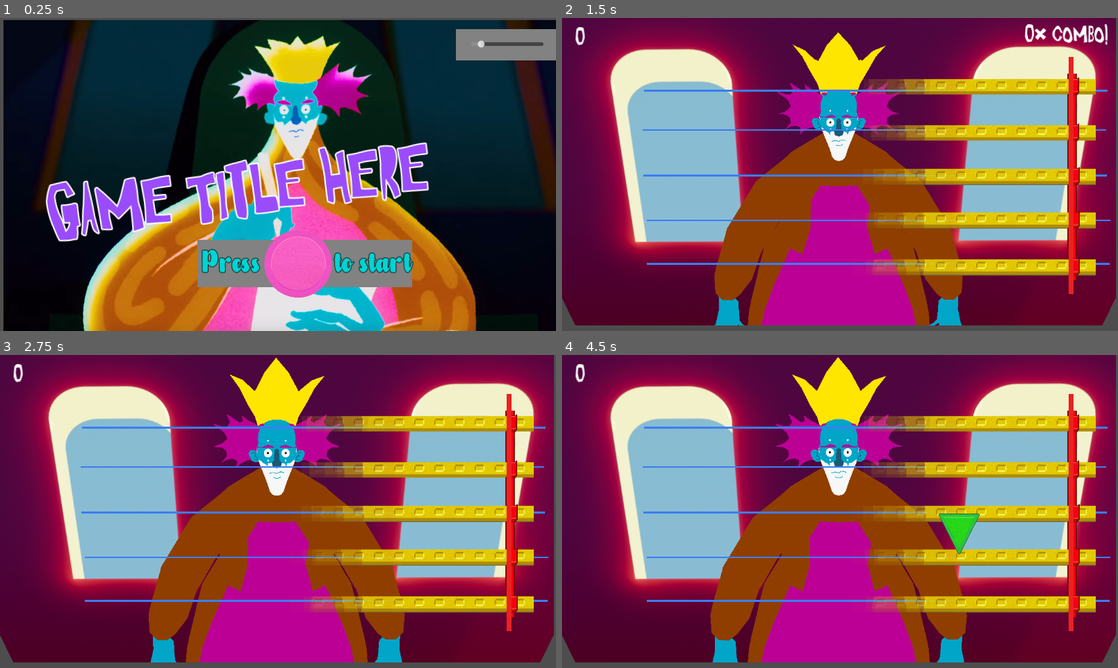
Above: before the commit, frames 1-4 (two rows, left to right).
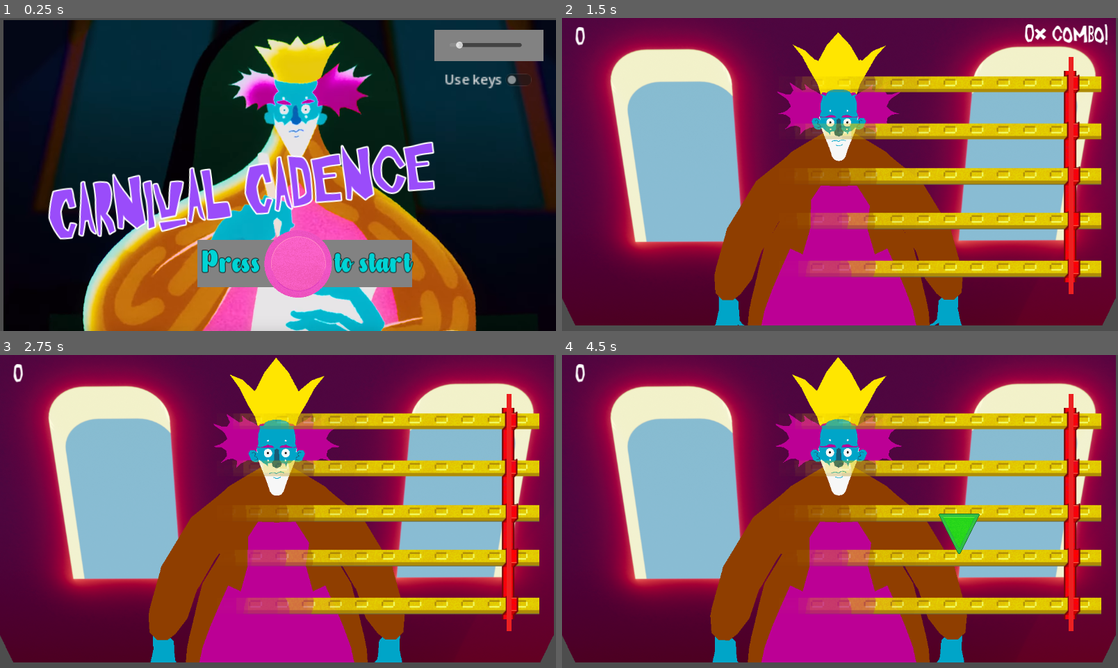
Above: after the commit, the same moments.

Repository: DrPaulRobertson/GGJ24
Game: Godot game, scene res://Scenes/Menu.tscn
Two runs of this game, one before a commit and one after it. Both use one fixed random seed, a clock stepped at 60 frames per second and the inputs below. Sound files missing from this copy of the repository are replaced by a short silence.
Inputs (mouse positions are in pixels of both pictures, inside the frame that each line leads up to):
- Up to frame 1 (0.25 s): no input
- Up to frame 2 (1.5 s): click (1051, 80) at 0.5 s, where only the run after the commit has a clickable "Use keys"; tap Enter at 1.25 s; hold I (Up) from 1.28 s (still down); tap D (Circle) at 1.35 s
- Up to frame 3 (2.75 s): release I (Up) at 2.03 s; tap D (Circle) at 2.1 s
- Up to frame 4 (4.5 s): hold I (Up) 2.78-4.28 s; tap D (Circle) at 2.85, 3.6, 4.35 s

The runs differ from the first frame. In frame 1, 9.6% of the frame differs, in the area x 8-100%, y 3-72%; in frame 2, 11%; in frame 3, 11%, in the area x 14-99%, y 16-85%; in frame 4, 11%.

Commit message:
new ally

Diff:
--- a/Scenes/Game.tscn
+++ b/Scenes/Game.tscn
@@ -33,33 +33,38 @@
 [node name="Node3D" parent="SubViewportContainer/SubViewport" instance=ExtResource("2_rnwo7")]
 
 [node name="Road" type="Sprite2D" parent="."]
+visible = false
 position = Vector2(650, 150)
 scale = Vector2(7.74194, 0.166667)
 texture = ExtResource("3_xyb83")
 
 [node name="Road2" type="Sprite2D" parent="."]
+visible = false
 position = Vector2(647, 232)
 scale = Vector2(7.74194, 0.166667)
 texture = ExtResource("3_xyb83")
 
 [node name="Road3" type="Sprite2D" parent="."]
+visible = false
 position = Vector2(649, 326)
 scale = Vector2(7.74194, 0.166667)
 texture = ExtResource("3_xyb83")
 
 [node name="Road4" type="Sprite2D" parent="."]
+visible = false
 position = Vector2(656, 419)
 scale = Vector2(7.74194, 0.166667)
 texture = ExtResource("3_xyb83")
 
 [node name="Road5" type="Sprite2D" parent="."]
+visible = false
 position = Vector2(655, 509)
 scale = Vector2(7.74194, 0.166667)
 texture = ExtResource("3_xyb83")
 
 [node name="Road6" type="Sprite2D" parent="."]
-position = Vector2(477.984, 329)
-scale = Vector2(1.22653, 1.67318)
+position = Vector2(289, 328)
+scale = Vector2(1.61813, 1.71094)
 texture = ExtResource("4_c7f7o")
 
 [node name="HitArea" type="Sprite2D" parent="."]
--- a/Scenes/Menu.tscn
+++ b/Scenes/Menu.tscn
@@ -29,7 +29,7 @@
 texture = ExtResource("2_cigrx")
 
 [node name="Sprite2D3" type="Sprite2D" parent="."]
-position = Vector2(1057.5, 55.5)
+position = Vector2(1013, 57)
 scale = Vector2(1.83064, 0.524194)
 texture = ExtResource("3_vlnc4")
 
@@ -39,13 +39,13 @@
 texture = ExtResource("3_vlnc4")
 
 [node name="HSlider" type="HSlider" parent="."]
-offset_left = 976.0
-offset_top = 10.0
-offset_right = 1126.0
-offset_bottom = 98.0
+offset_left = 931.0
+offset_top = 12.0
+offset_right = 1081.0
+offset_bottom = 100.0
 max_value = 1.0
 step = 0.1
-value = 0.15
+value = 0.1
 
 [node name="Sprite2D" type="Sprite2D" parent="."]
 position = Vector2(618, 509)
@@ -67,7 +67,16 @@
 offset_right = 886.0
 offset_bottom = 480.0
 rotation = -0.125664
-text = "Game Title Here"
+text = "Carnival Cadence"
 label_settings = SubResource("LabelSettings_unbox")
 
+[node name="CheckButton" type="CheckButton" parent="."]
+offset_left = 910.0
+offset_top = 100.0
+offset_right = 1026.0
+offset_bottom = 131.0
+scale = Vector2(1.75, 1.75)
+text = "Use keys"
+alignment = 2
+
 [connection signal="value_changed" from="HSlider" to="." method="_on_HSlider_value_changed"]
--- a/Scripts/Global.gd
+++ b/Scripts/Global.gd
@@ -8,6 +8,7 @@
 var okay = 0
 var missed = 0
 var grade = "NA"
+var use_keys = false
 
 
 func set_score(new):
Not shown: 1 places in Scenes/Game.tscn that only renumber resources
